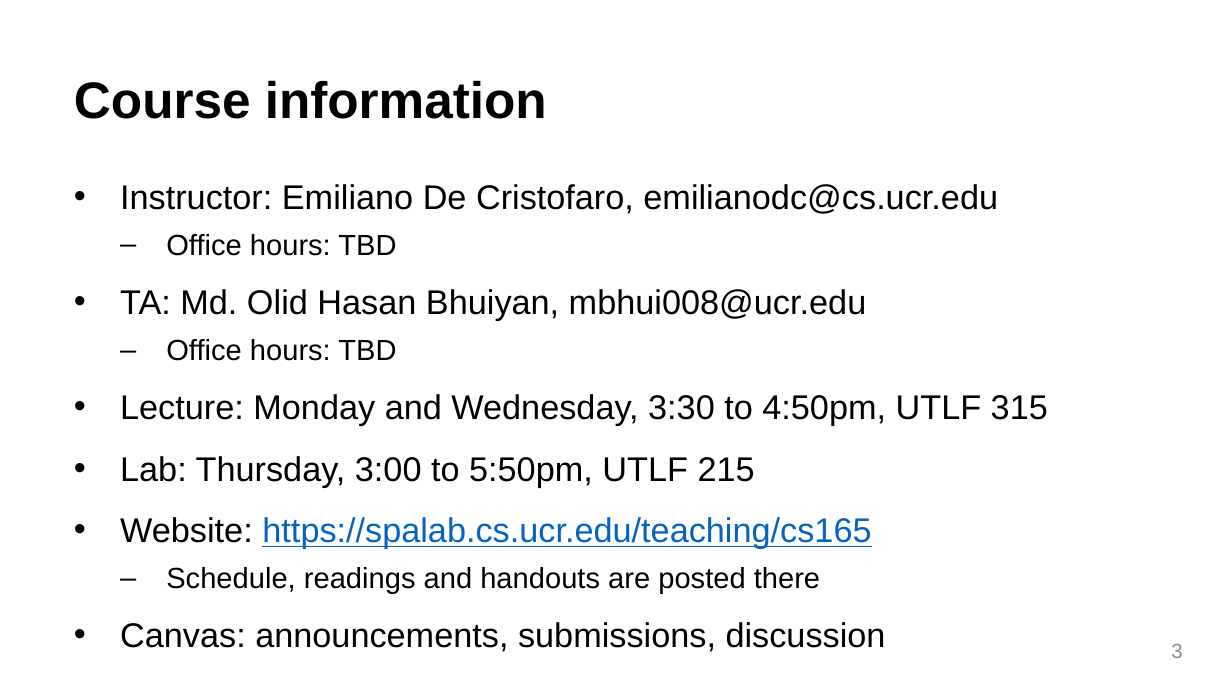
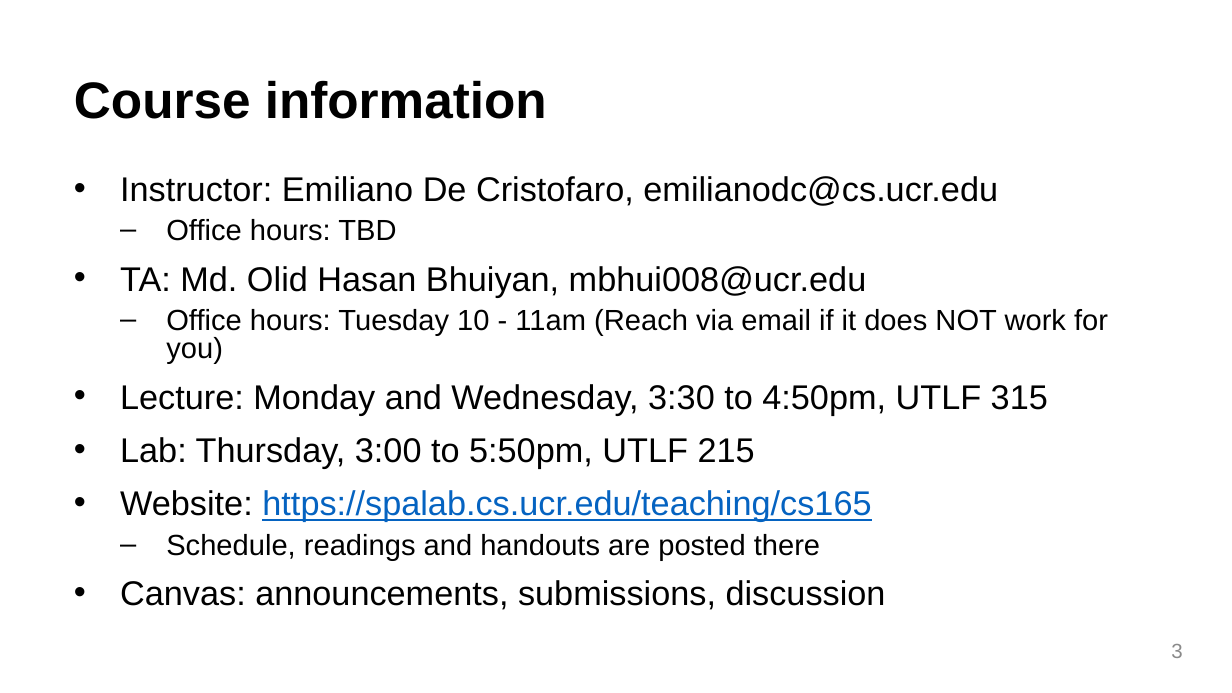
Before and after one commit to Sizvy/CS165_F26_labs, a slide deck: slide 3 of edc_slides/01_cs165-intro.pptx. Drawn at 1232x693 pixels with LibreOffice and Linux fonts; fonts in the diff are those of the drawing. Boxes give left, top, right and bottom in pixels: in the first picture for what was removed or moved away, otherwise in the second. Text is boxed around its words. In the diff, an @@ line names an element or a change of style, - is before the commit and + after.

Commit message:
slides updated: office hour, lab schedule, graded+ungraded lab

```diff
--- a/edc_slides/01_cs165-intro.pptx
+++ b/edc_slides/01_cs165-intro.pptx
@@ text at bbox=[120, 176, 1048, 610]: line spacing 1 to 0.8; less space between paragraphs; more space between paragraphs @@
@@ text at bbox=[166, 309, 1108, 363]: text changed @@
-  – Office hours: TBD
+  – Office hours: Tuesday 10 - 11am (Reach via email if it does NOT work for you)
```
Also in this commit, not shown: 31 other slides changed, 2 slides added, 1 other file.
